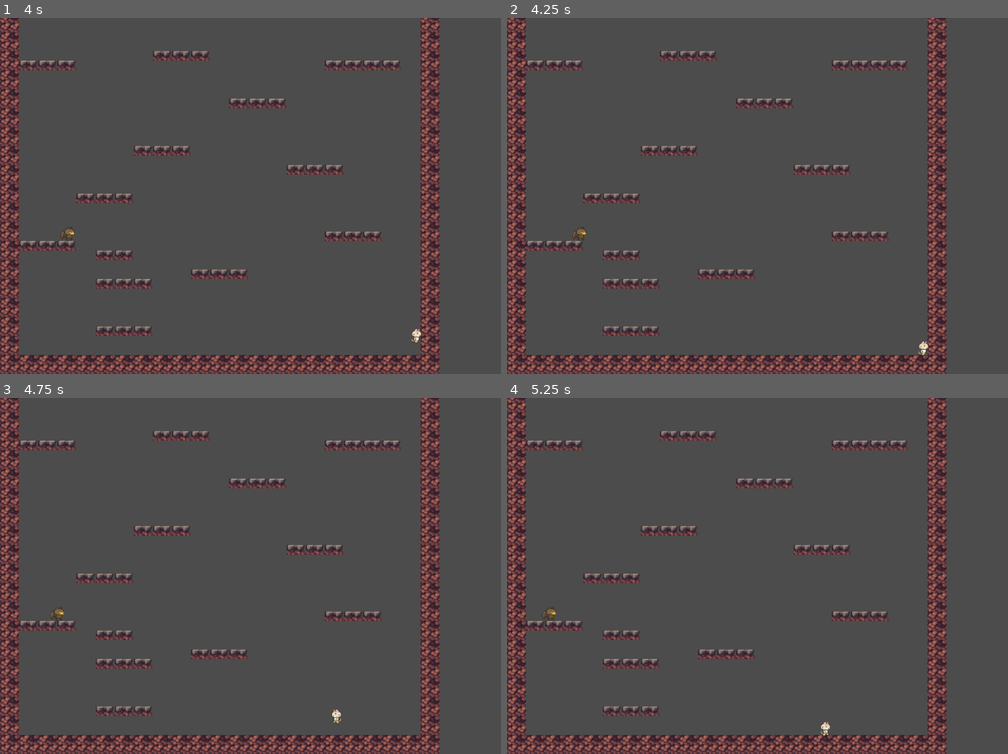
Above: before the commit, frames 1-4 (two rows, left to right).
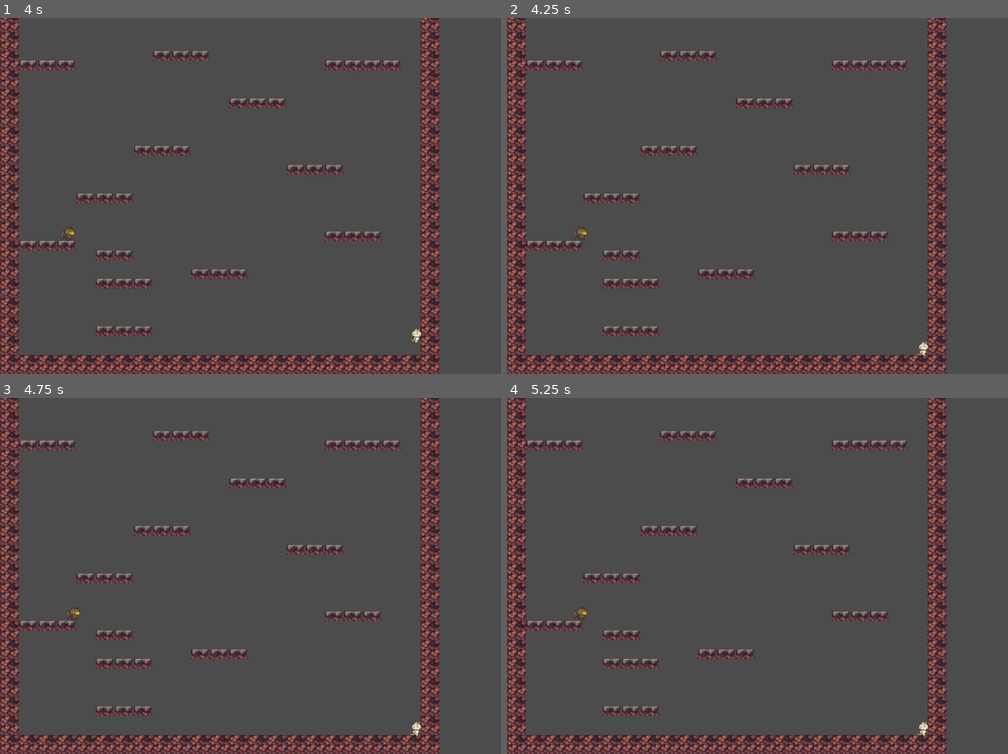
Above: after the commit, the same moments.

Repository: kachen10/jumping_families
Game: Godot game, scene res://src/levels/Level1.tscn
Same seed, same stepped clock (60 frames per second), same inputs: the game is played once before the commit and once after it.
Inputs:
- Up to frame 1 (4 s): hold D (move_right) 0.53-2.03 s; tap W (jump) at 0.77, 1.52, 3.02, 3.77 s; hold A (move_left) 2.03-2.78 s; hold D (move_right) from 2.78 s (still down)
- Up to frame 2 (4.25 s): keep holding D (move_right); tap P (pause, bound only after the commit) at 4.15 s
- Up to frame 3 (4.75 s): release D (move_right) at 4.28 s; hold A (move_left) from 4.28 s (still down); tap W (jump) at 4.52 s
- Up to frame 4 (5.25 s): release A (move_left) at 5.03 s; hold D (move_right) from 5.03 s (still down)

Frame 1 is identical in both runs. In frame 2, less than 0.1% of the frame differs, in the area x 13-85%, y 58-96%; in frame 3, 0.2%; in frame 4, 0.2%, in the area x 6-85%, y 58-96%.

Commit message:
Added Pause Logic.

Diff:
--- a/jumping_families/project.godot
+++ b/jumping_families/project.godot
@@ -44,6 +44,11 @@
 , Object(InputEventKey,"resource_local_to_scene":false,"resource_name":"","device":0,"alt":false,"shift":false,"control":false,"meta":false,"command":false,"pressed":false,"scancode":16777232,"unicode":0,"echo":false,"script":null)
  ]
 }
+pause={
+"deadzone": 0.5,
+"events": [ Object(InputEventKey,"resource_local_to_scene":false,"resource_name":"","device":0,"alt":false,"shift":false,"control":false,"meta":false,"command":false,"pressed":false,"scancode":80,"unicode":0,"echo":false,"script":null)
+ ]
+}
 
 [layer_names]
 
--- a/jumping_families/src/levels/Level1.tscn
+++ b/jumping_families/src/levels/Level1.tscn
@@ -7,6 +7,7 @@
 [ext_resource path="res://src/levels/Path2D.gd" type="Script" id=5]
 [ext_resource path="res://src/Actors/Enemy.gd" type="Script" id=6]
 [ext_resource path="res://src/Actors/Enemy.tscn" type="PackedScene" id=7]
+[ext_resource path="res://src/levels/Pause.gd" type="Script" id=8]
 
 [sub_resource type="ConvexPolygonShape2D" id=1]
 points = PoolVector2Array( 32, 32, 0, 32, 0, 0, 32, 0 )
@@ -98,3 +99,17 @@
 [node name="Enemy" parent="Path2D/Path" instance=ExtResource( 7 )]
 position = Vector2( -8, -8 )
 script = ExtResource( 6 )
+
+[node name="CanvasLayer" type="CanvasLayer" parent="."]
+layer = 100
+
+[node name="Pause" type="Control" parent="CanvasLayer"]
+pause_mode = 2
+margin_left = -294.0
+margin_top = 1000.0
+margin_right = 724.0
+margin_bottom = 1594.0
+script = ExtResource( 8 )
+__meta__ = {
+"_edit_use_anchors_": false
+}
--- a/jumping_families/src/levels/Pause.gd
+++ b/jumping_families/src/levels/Pause.gd
@@ -2,6 +2,6 @@
 
 func _input(event):
 	if event.is_action_pressed("pause"):
-		var new_pause_state = true;
+		var new_pause_state = not get_tree().paused;
 		get_tree().paused = new_pause_state
 		visible = new_pause_state
Not shown: 1 places in jumping_families/src/levels/Level1.tscn that only renumber resources
